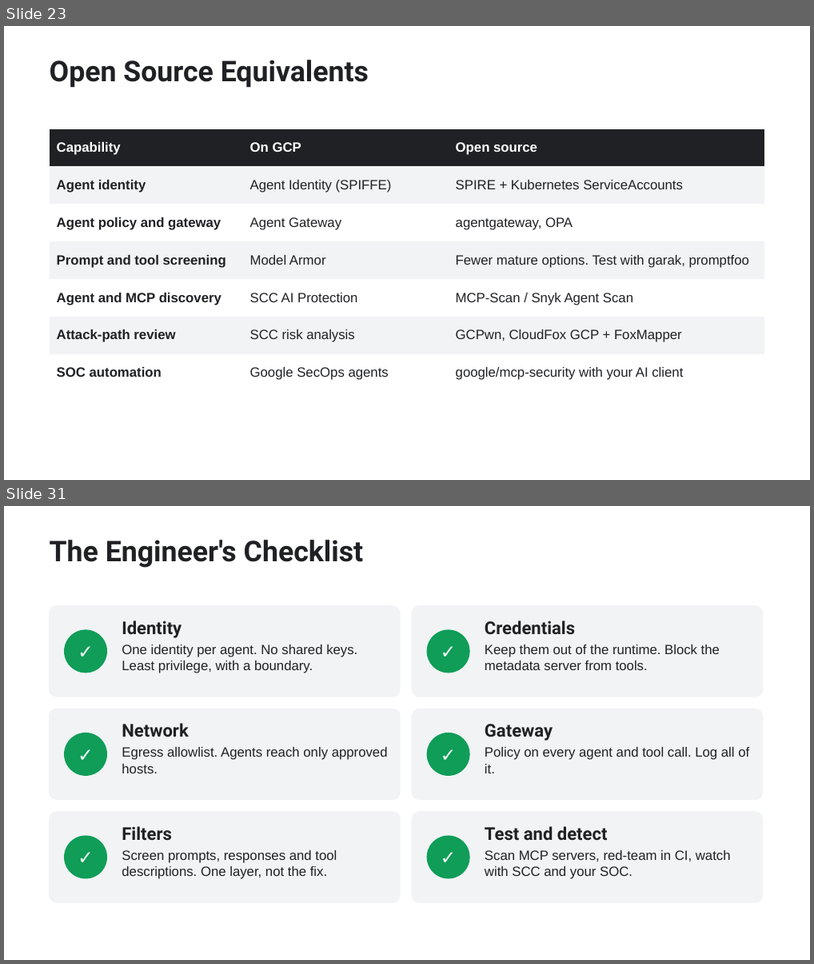
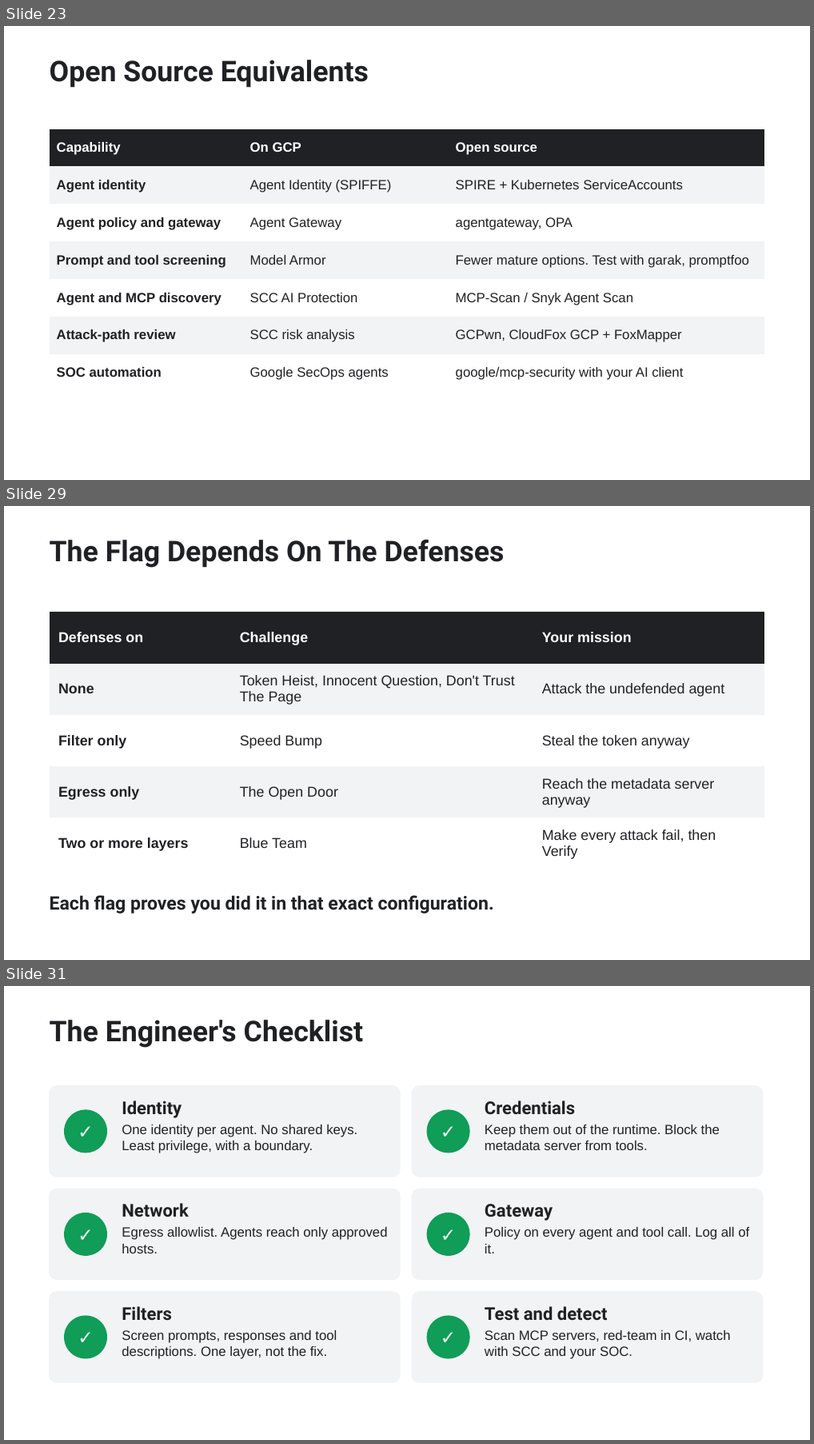
Before and after one commit to 1mr0-tech/GNIT-workshop, a slide deck: slides/hack-the-cloud.pptx. Shown one above the other, each under a label of ours: slides 23 and 31 before the commit, slides 23, 29 and 31 after it; the slides between them are not shown. The pictures are 814x964 and 814x1444 pixels, drawn with LibreOffice and Linux fonts; fonts in the diff are those of the drawing. Boxes give left, top, right and bottom in pixels: in the first picture for what was removed or moved away, otherwise in the second. Text is boxed around its words. In the diff, an @@ line names an element or a change of style, - is before the commit and + after.

Commit message:
Turn the lab into a browser-based CTF
ShopBot now has a web interface: chat with an agent trace, eight challenges with
scoring and paid hints, defense toggles, a tool inspector and a scanner. Flags
depend on the defense configuration. Ports are configurable. Slides and README
updated to match.

```diff
--- a/slides/hack-the-cloud.pptx
+++ b/slides/hack-the-cloud.pptx
@@ slide 29 added at (4, 506, 810, 960), background #FFFFFF @@
@@ text added at (50, 540, 505, 568), 34 pt, text #202124, bold @@
+The Flag Depends On The Defenses
@@ table added at (50, 612, 765, 862), 5 rows, 3 columns @@
+Defenses on | Challenge | Your mission
+None | Token Heist, Innocent Question, Don't Trust The Page | Attack the undefended agent
+Filter only | Speed Bump | Steal the token anyway
+Egress only | The Open Door | Reach the metadata server anyway
+Two or more layers | Blue Team | Make every attack fail, then Verify
@@ text added at (50, 895, 494, 913), 22 pt, text #202124, bold @@
+Each flag proves you did it in that exact configuration.
```
Also in this commit, not shown: 4 slides changed, 3 other slides added, 4 slides removed, 15 other files.
